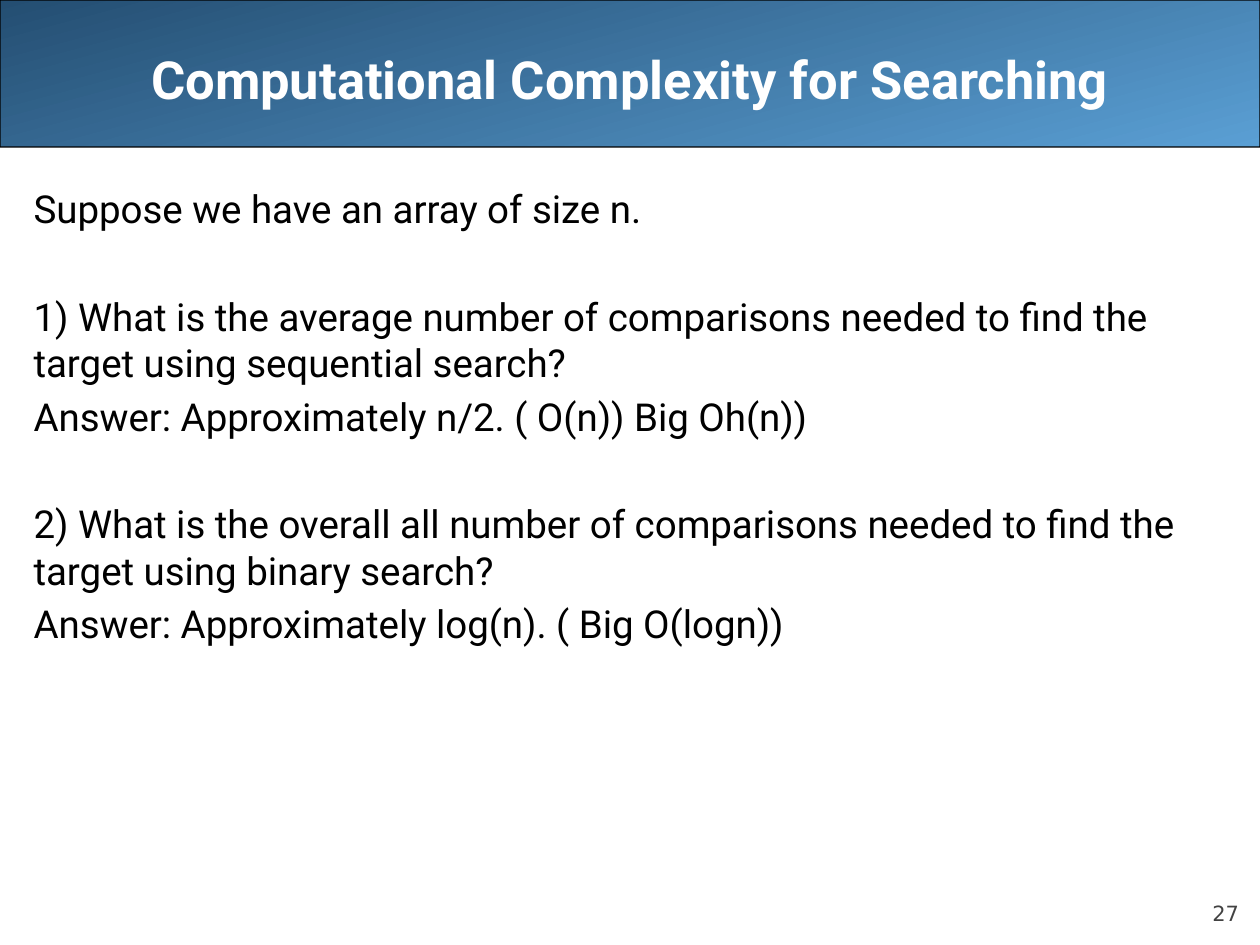
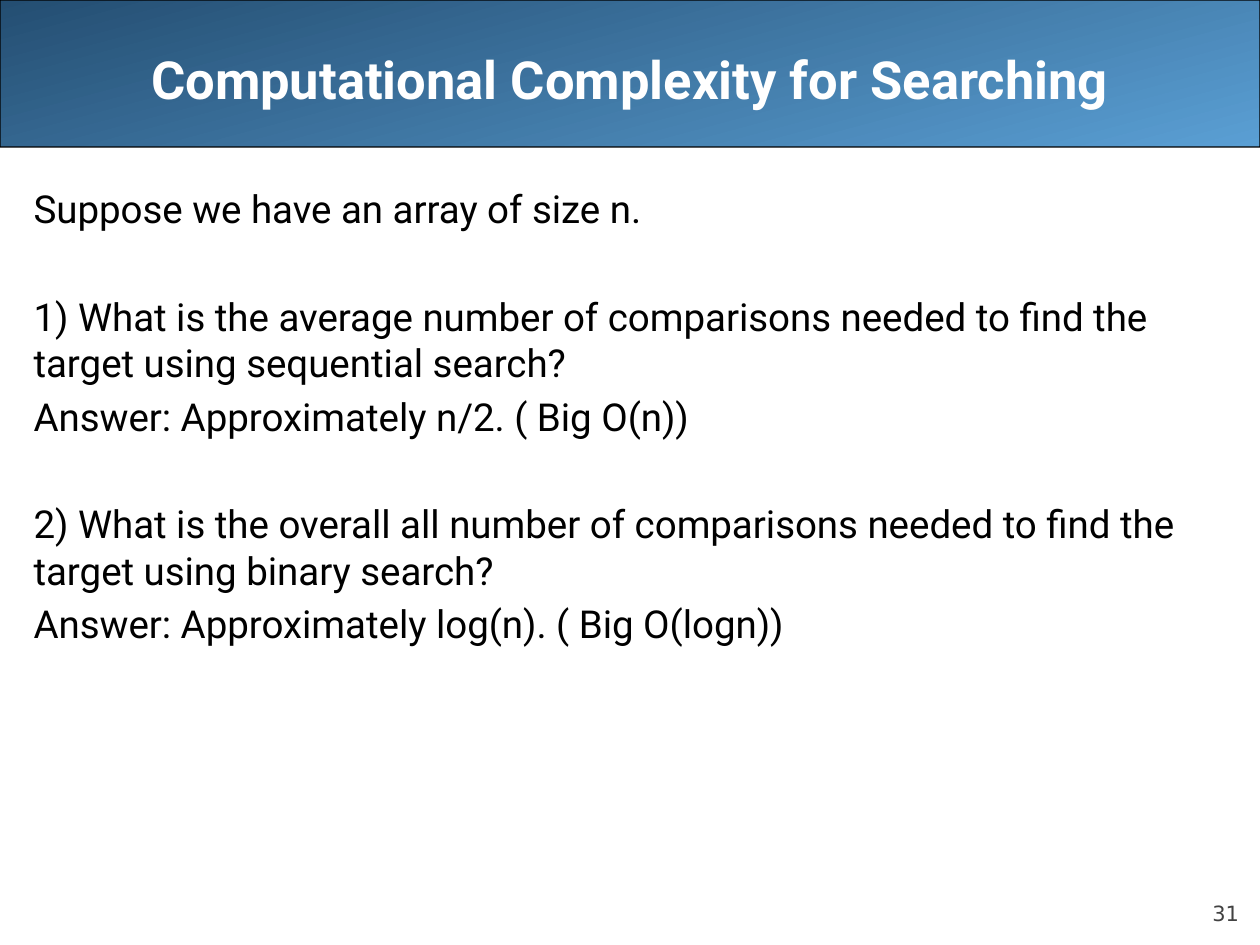
Before and after one commit to LongBaoNguyen/longbaonguyen.github.io, a slide deck: slide 31 of courses/apcsa/lecture21.pptx (slide 27 before the commit). Drawn at 1260x945 pixels with LibreOffice and Linux fonts; fonts in the diff are those of the drawing. Boxes give left, top, right and bottom in pixels: in the first picture for what was removed or moved away, otherwise in the second. Text is boxed around its words. In the diff, an @@ line names an element or a change of style, - is before the commit and + after.

```diff
--- a/courses/apcsa/lecture21.pptx
+++ b/courses/apcsa/lecture21.pptx
@@ text at [34, 400, 689, 440]: text changed @@
-Answer: Approximately n/2. ( O(n)) Big Oh(n))
+Answer: Approximately n/2. ( Big O(n))
@@ page number at [1212, 905, 1239, 922]: text changed @@
-27
+31
```
Also in this commit, not shown: 4 other slides changed, 4 slides added, 12 other files.
